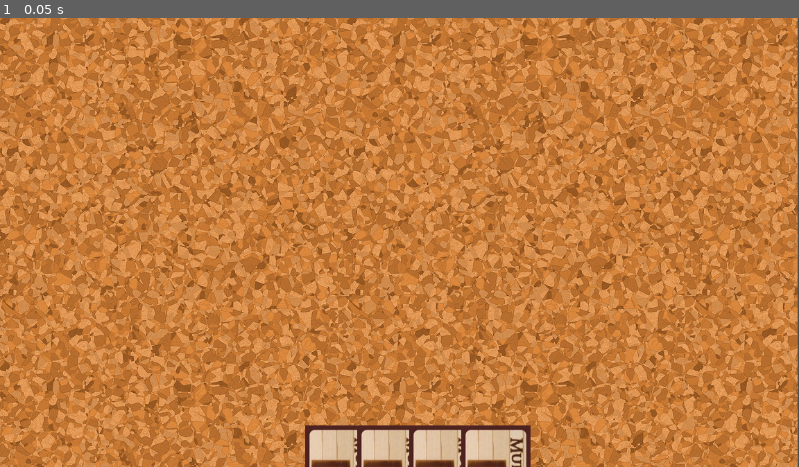
Above: before the commit, frame 1.
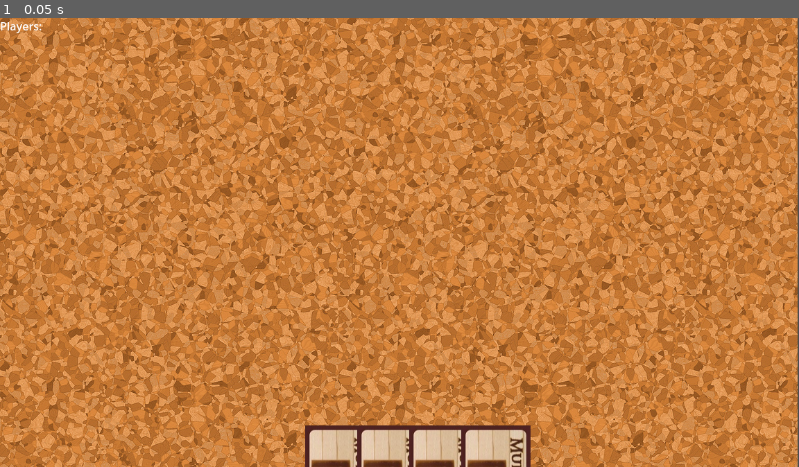
Above: after the commit, the same moment.

Repository: Gompa27/CardSim
Game: Godot game, scene res://Scenes/main.tscn
Same seed, same stepped clock (60 frames per second), same inputs: the game is played once before the commit and once after it. This scene is started directly instead of the project's main scene.
Inputs:
- Up to frame 1 (0.05 s): no input

The runs differ from the first frame. In frame 1, less than 0.1% of the frame differs, in the area x 0-6%, y 0-4%.
Error after the commit: Parse Error: Identifier "Player" not declared in the current scope. (res://Network/NetworkManager.gd:68)

Commit message:
Añade comunicacion server-cliente

Diff:
--- /dev/null
+++ b/Network/NetworkManager.gd
@@ -0,0 +1,82 @@
+extends Node
+
+const MAX_PEERS = 5
+var connection_client = ENetMultiplayerPeer.new()
+
+var multiplayer_api : MultiplayerAPI
+
+func _process(_delta: float) -> void:
+	if multiplayer_api && multiplayer_api.has_multiplayer_peer():
+		multiplayer_api.poll()
+
+######################## SERVER ########################
+func host_server(port: int):
+	connection_client.peer_connected.connect(_on_peer_connected)
+	connection_client.peer_disconnected.connect(_on_peer_disconnected)
+	multiplayer_api = MultiplayerAPI.create_default_interface()
+	connection_client.create_server(port, MAX_PEERS)
+	get_tree().set_multiplayer(multiplayer_api, NetworkManager.get_path())
+	multiplayer_api.multiplayer_peer = connection_client
+	print("SERVER OPEN", connection_client.get_connection_status())
+	get_tree().change_scene_to_file("res://Scenes/main.tscn")
+
+
+func _on_peer_connected(peer_id):
+	print("SERVER - NUEVO PEER CONECTADA, PEER_ID: {0}".format([peer_id]))
+	await get_tree().create_timer(1).timeout
+	print("SERVER - PEERS CONECTADAS: {0}".format([multiplayer.get_peers()]))
+
+func _on_peer_disconnected(peer_id):
+	print("SERVER - PEER DESCONECTADA: {0}".format([peer_id]))
+
+
+######################## CLIENT ########################
+
+func connect_server(ip_address: String, port: int, username: String):
+	connection_client.create_client(ip_address, port)
+	multiplayer_api = MultiplayerAPI.create_default_interface()
+	multiplayer_api.connected_to_server.connect(_on_connection_succeeded.bind(username))
+	multiplayer_api.connection_failed.connect(_on_connection_failed)
+	get_tree().set_multiplayer(multiplayer_api, NetworkManager.get_path())
+	multiplayer_api.multiplayer_peer = connection_client
+	print("CLIENTE - UNIQUE_ID: {0}".format([multiplayer_api.get_unique_id()]))
+
+
+
+func _on_connection_succeeded(username: String):
+	await get_tree().create_timer(1).timeout
+	print("CLIENTE CONECTADO - PEERS CONECTADAS {0}".format([multiplayer.get_peers()]))
+	login(username)
+	get_tree().change_scene_to_file("res://Scenes/main.tscn")
+
+
+
+func _on_connection_failed():
+	print("Custom Client _on_connection_failed")
+
+
+######################## GAME LOGIC ########################
+
+
+@rpc("any_peer")
+func rpc_update_players(players: Dictionary):
+	Game.players = players
+
+@rpc("authority")
+func rpc_add_player(peer_id: int, username: String):
+	print("CLIENTE - ADD PLAYER", multiplayer.get_unique_id())
+	var player = Player.new(peer_id, username)
+	Game.add_player(player)
+
+@rpc("any_peer")
+func rpc_login(username: String):
+	var player = {
+		"peer_id": multiplayer.get_remote_sender_id(),
+		"username" :username
+	}
+	Game.add_player(player)
+	rpc_update_players.rpc(Game.players)
+
+
+func login(username: String):
+	rpc_login.rpc(username)
--- /dev/null
+++ b/Scenes/login.gd
@@ -0,0 +1,13 @@
+extends Control
+
+@onready var port = %PortText
+@onready var ip_address = %IpAddressText
+@onready var username = %UsernameText
+
+
+func _on_join_button_pressed():
+	NetworkManager.connect_server(ip_address.text, int(port.text), username.text )
+
+func _on_host_button_pressed():
+	NetworkManager.host_server(int(port.text))
+	NetworkManager.rpc_login(username.text)
--- a/Scenes/login.tscn
+++ b/Scenes/login.tscn
@@ -1,4 +1,6 @@
-[gd_scene format=3 uid="uid://c3r5cjw3wgh3s"]
+[gd_scene load_steps=2 format=3 uid="uid://c3r5cjw3wgh3s"]
+
+[ext_resource type="Script" path="res://Scenes/login.gd" id="1_y3gmf"]
 
 [node name="Login" type="Control"]
 layout_mode = 3
@@ -8,8 +10,10 @@
 grow_horizontal = 2
 grow_vertical = 2
 scale = Vector2(4, 4)
+script = ExtResource("1_y3gmf")
 
 [node name="PortText" type="TextEdit" parent="."]
+unique_name_in_owner = true
 clip_contents = false
 custom_minimum_size = Vector2(70, 35)
 layout_mode = 2
@@ -22,6 +26,7 @@
 scroll_fit_content_height = true
 
 [node name="IpAddressText" type="TextEdit" parent="."]
+unique_name_in_owner = true
 custom_minimum_size = Vector2(100, 35)
 layout_mode = 2
 offset_left = 90.0
@@ -33,6 +38,7 @@
 scroll_fit_content_height = true
 
 [node name="UsernameText" type="TextEdit" parent="."]
+unique_name_in_owner = true
 custom_minimum_size = Vector2(180, 35)
 layout_mode = 0
 offset_left = 10.0
@@ -60,3 +66,6 @@
 offset_right = 190.0
 offset_bottom = 121.0
 text = "Join"
+
+[connection signal="pressed" from="HostButton" to="." method="_on_host_button_pressed"]
+[connection signal="pressed" from="JoinButton" to="." method="_on_join_button_pressed"]
--- a/Scenes/main.tscn
+++ b/Scenes/main.tscn
@@ -1,10 +1,11 @@
-[gd_scene load_steps=6 format=3 uid="uid://0nnrr220wiov"]
+[gd_scene load_steps=7 format=3 uid="uid://0nnrr220wiov"]
 
 [ext_resource type="Script" path="res://Scripts/Game.gd" id="1_2p6wv"]
 [ext_resource type="Script" path="res://Scripts/CardContainer.gd" id="1_e3wdx"]
 [ext_resource type="PackedScene" uid="uid://extpsqcv3e2g" path="res://Scenes/Card.tscn" id="3_se05s"]
 [ext_resource type="Texture2D" uid="uid://cida6attahoce" path="res://Assets/Table.jpg" id="4_qocbl"]
 [ext_resource type="PackedScene" uid="uid://cof8g185d3swr" path="res://Scenes/CardPlacement.tscn" id="5_e4fg7"]
+[ext_resource type="Script" path="res://Scenes/players_list_container.gd" id="6_yvmnw"]
 
 [node name="Main" type="Node"]
 script = ExtResource("1_2p6wv")
@@ -47,5 +48,24 @@
 
 [node name="CardHolder" type="Node" parent="."]
 
+[node name="Control" type="Control" parent="."]
+layout_mode = 3
+anchors_preset = 0
+offset_right = 40.0
+offset_bottom = 40.0
+
+[node name="Label" type="Label" parent="Control"]
+layout_mode = 2
+offset_right = 40.0
+offset_bottom = 23.0
+text = "Players:"
+
+[node name="PlayersListContainer" type="VBoxContainer" parent="Control"]
+layout_mode = 2
+offset_top = 28.0
+offset_right = 148.0
+offset_bottom = 204.0
+script = ExtResource("6_yvmnw")
+
 [connection signal="mouse_entered" from="UI/CardContainer" to="UI/CardContainer" method="_on_mouse_entered"]
 [connection signal="mouse_exited" from="UI/CardContainer" to="UI/CardContainer" method="_on_mouse_exited"]
--- /dev/null
+++ b/Scenes/players_list_container.gd
@@ -0,0 +1,17 @@
+extends VBoxContainer
+
+
+# Called when the node enters the scene tree for the first time.
+func _ready():
+	Game.connect("_on_update_players", update_list)
+	update_list(Game.players)
+
+func update_list(players: Dictionary):
+	var children = self.get_children()
+	for child in children:
+		child.queue_free()
+
+	for player in players.values():
+		var label = Label.new()
+		label.text = player["username"]
+		self.add_child(label)
--- a/Scripts/Game.gd
+++ b/Scripts/Game.gd
@@ -1,5 +1,22 @@
 extends Node
+
+signal _on_update_players(players: Dictionary)
+
 
 var cardSelected
 var mouseOnPlacement = false
 var mouseOnHand = false
+
+
+var players: Dictionary = {}
+
+
+func add_player(player: Dictionary):
+	players[player.peer_id] = player
+	emit_signal("_on_update_players", players)
+
+
+
+func update_players(players: Dictionary):
+	self.players =  players
+	emit_signal("_on_update_players", players)
--- a/project.godot
+++ b/project.godot
@@ -18,3 +18,4 @@
 [autoload]
 
 Game="*res://Scripts/Game.gd"
+NetworkManager="*res://Network/NetworkManager.gd"
